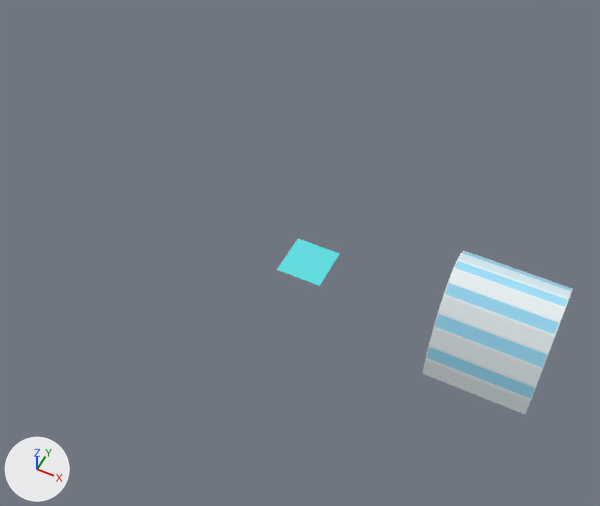
Before and after pictures for a commit that changed the glTF model glbigloo/igloo.gltf.
Rendered twice from a camera (50 mm lens) standing at (11.1, -20.0, 26.6) and looking at (1.8, -1.4, 3.4). The lights are fixed; the arrows at lower left show +X, +Y and +Z. Where no turn or scale is listed for an object, it has been applied to the vertices. Vertices at the same position are counted once.

The scene before the commit, as lines of its bpy script (objects in view):
```python
me_cube = bpy.data.meshes.new('Cube')
me_cube.from_pydata(...)  # a box spanning x -1.0..1.0, y -1.0..1.0, z -0.01..0.01
me_cube.materials.append(mat_material_003)  # picture img_igloo_12
me_cylinder_001 = bpy.data.meshes.new('Cylinder.001')
me_cylinder_001.from_pydata(...)  # 68 vertices, 128 faces; spans x -2.0..2.0, y -2.12..2.12, z 0.0..4.38
me_cylinder_001.materials.append(mat_material)  # picture img_igloodoor
ob_cube = bpy.data.objects.new('Cube', me_cube)
ob_cube.location = (1.0, 1.0, 0.0)
ob_cylinder_001 = bpy.data.objects.new('Cylinder.001', me_cylinder_001)
ob_cylinder_001.location = (9.33, 0.0, 0.0)
```
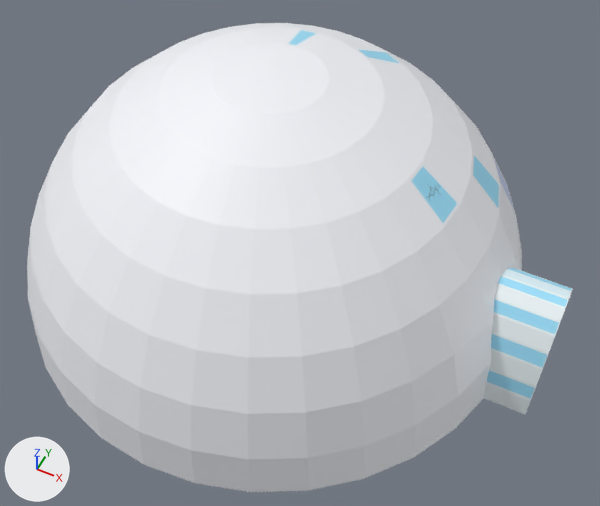
The change, as a diff of the scene's bpy script:
```diff
--- a/glbigloo/igloo.gltf.py
+++ b/glbigloo/igloo.gltf.py
@@ img_igloo_25 @@
+img_igloo_25 = load_image('igloo-25', '_unpacked/igloo-25', 4360, 4360, 'sRGB')
@@ mat_material_002 @@
+mat_material_002 = principled_material('Material.002')
+mat_material_002.texture = img_igloo_25
@@ me_cylinder_001 @@
 # used by ob_cylinder_001; location = (9.33, 0.0, 0.0)
-me_cylinder_001.from_pydata(...)  # 68 vertices, 128 faces; spans x -2.0..2.0, y -2.12..2.12, z 0.0..4.38
+me_cylinder_001.from_pydata(...)  # 578 vertices, 1084 faces; spans x -19.33..2.0, y -10.0..10.0, z 0.0..10.0
+# me_cylinder_001 part 1: a new loose piece of 510 vertices spanning x -19.33..0.47, y -10.0..10.0, z 0.0..10.0, in mat_material_002 (picture img_igloo_25)
 me_cylinder_001.materials.append(mat_material)
+me_cylinder_001.materials.append(mat_material_002)  # picture img_igloo_25
```

Where the change shows, as pixel boxes [x1, y1, x2, y2] in the pictures (600 x 506 px):
'Cylinder.001', reshaped (260% wider, 185% taller)
    before: [422, 251, 573, 415]
    after: [27, 23, 573, 492]
part 1 of me_cylinder_001, added
    after: [27, 23, 522, 492]
'Cube', unchanged, covered by the edit
    before: [277, 238, 340, 286]
